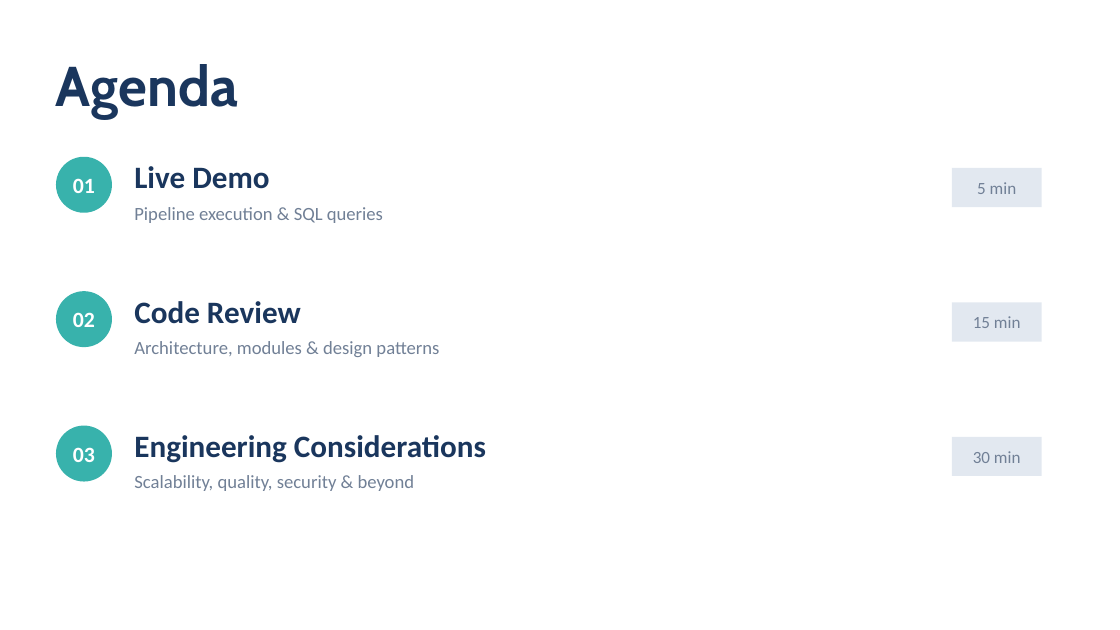
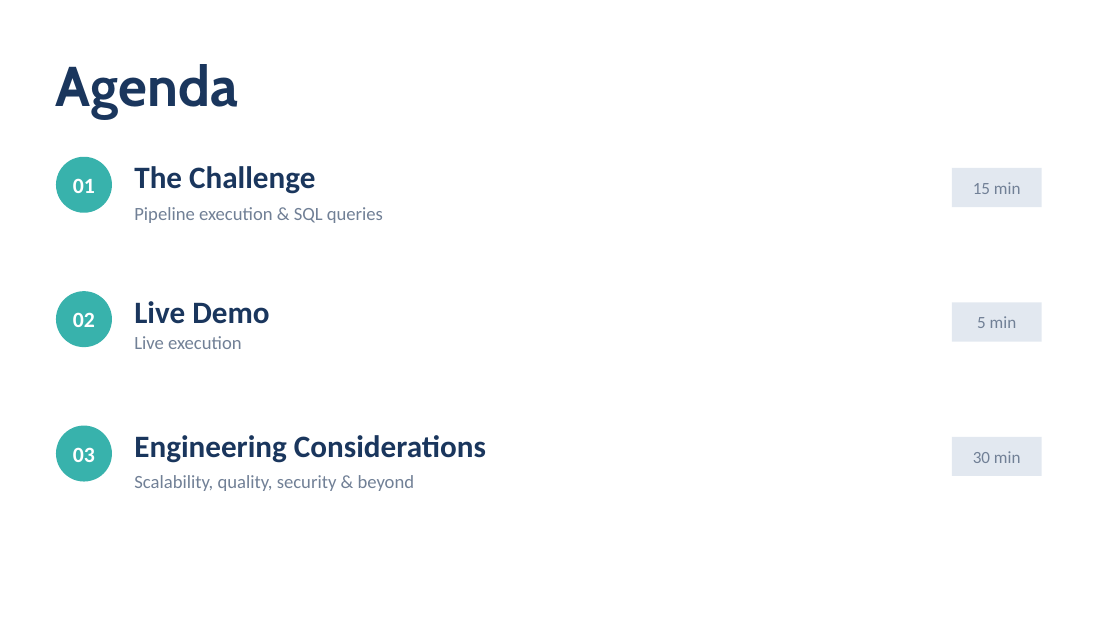
Before and after one commit to bergamobobson/revo-dataengineering-challenge, a slide deck: slide 2 of odin_full_presentation.pptx. Drawn at 1120x630 pixels with LibreOffice and Linux fonts; fonts in the diff are those of the drawing. Boxes give left, top, right and bottom in pixels: in the first picture for what was removed or moved away, otherwise in the second. Text is boxed around its words. In the diff, an @@ line names an element or a change of style, - is before the commit and + after.

```diff
--- a/odin_full_presentation.pptx
+++ b/odin_full_presentation.pptx
@@ text at [134, 166, 315, 194]: text changed @@
-Live Demo
+The Challenge
@@ text at [973, 182, 1021, 194]: text changed @@
-5 min
+15 min
@@ text at [134, 301, 269, 324]: text changed @@
-Code Review
+Live Demo
@@ text at [977, 316, 1017, 328]: text changed @@
-15 min
+5 min
@@ text at [134, 336, 242, 349]: text changed @@
-Architecture, modules & design patterns
+Live execution
```
Also in this commit, not shown: 6 other slides changed, 1 slide removed, 1 other file.
